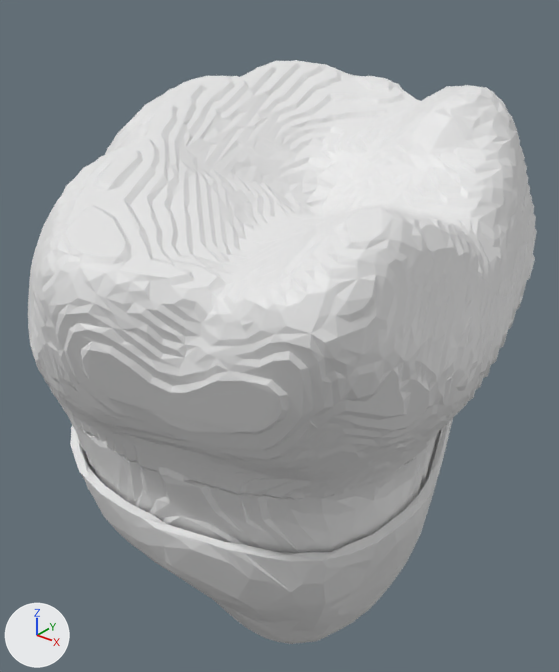
The glTF model public/models/teeth/tooth-46.glb, before and after one commit.
Rendered twice from a 50 mm lens placed at (-1.15, -1.07, 0.52), pointed at (-2.36, 0.44, -0.42). Lighting does not change. The marker at lower left points along +X, +Y and +Z. The picture after the commit comes second. Where no turn or scale is listed for an object, it has been applied to the vertices.

The older version as bpy lines, for what is in view:
```python
me_cementum_46 = bpy.data.meshes.new('cementum-46')
me_cementum_46.from_pydata(...)  # 3489 vertices, 6994 faces; spans x -0.511..0.511, y -0.623..0.623, z -0.698..0.698
me_enamel_46 = bpy.data.meshes.new('enamel-46')
me_enamel_46.from_pydata(...)  # 6002 vertices, 12000 faces; spans x -0.9..0.9, y -1.0..1.0, z -0.64..0.64
me_pdl_46 = bpy.data.meshes.new('pdl-46')
me_pdl_46.from_pydata(...)  # 2502 vertices, 4999 faces; spans x -0.529..0.529, y -0.636..0.636, z -0.648..0.648
ob_cementum_46 = bpy.data.objects.new('cementum-46', me_cementum_46)
ob_cementum_46.location = (-2.331, 0.456, -0.887)
ob_enamel_46 = bpy.data.objects.new('enamel-46', me_enamel_46)
ob_enamel_46.location = (-2.22, 0.262, -0.109)
ob_enamel_46.scale = (0.613, 0.613, 0.613)
ob_pdl_46 = bpy.data.objects.new('pdl-46', me_pdl_46)
ob_pdl_46.location = (-2.342, 0.474, -0.968)
```
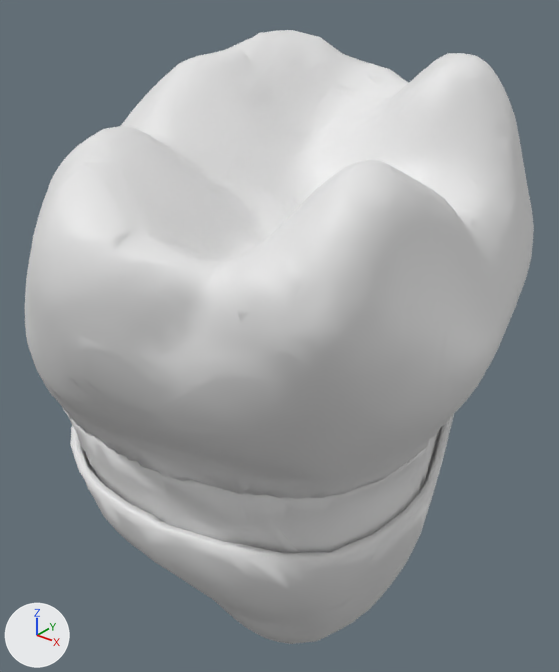
Pixel boxes (x1, y1, x2, y2) of what changed, in the pictures (559 x 672 px):
'enamel-46', reshaped, moved, rescaled (7% taller)
    before: (28, 60, 537, 499)
    after: (25, 30, 534, 499)
part 2 of me_pdl_46, shading changed
    before: (70, 425, 450, 597)
    after: (70, 415, 454, 597)

The change, as a list of edits to the scene's bpy script:
```text
Change me_enamel_46:
    used by ob_enamel_46; location = (-2.22, 0.262, -0.109); scale = (0.613, 0.613, 0.613)
    remove me_enamel_46.from_pydata(...)  # 6002 vertices, 12000 faces; spans x -0.9..0.9, y -1.0..1.0, z -0.64..0.64
    add me_enamel_46.from_pydata(...)  # 6002 vertices, 12000 faces; spans x -0.89..0.89, y -1.0..1.0, z -0.7..0.7
    me_enamel_46 part 1: 6002 of 6002 vertices moved; they spanned x -0.9..0.9, y -1.0..1.0, z -0.64..0.64 and now span x -0.89..0.89, y -1.0..1.0, z -0.7..0.7; mean shift (0.0, 0.0, -0.05)
Change me_pdl_46:
    where me_pdl_46.from_pydata(...)  # 2502 vertices, 4999 faces; spans x -0.529..0.529, y -0.636..0.636, z -0.648..0.648
    used by ob_pdl_46; location = (-2.342, 0.474, -0.968)
    me_pdl_46 part 2: 4998 of the faces centred in x -0.528..0.525, y -0.634..0.634, z -0.643..0.646 are now shaded smooth
Change ob_enamel_46:
    ob_enamel_46.location: (-2.22, 0.262, -0.109) -> (-2.222, 0.257, -0.072)
    ob_enamel_46.scale: (0.613, 0.613, 0.613) -> (0.616, 0.616, 0.616)
```
